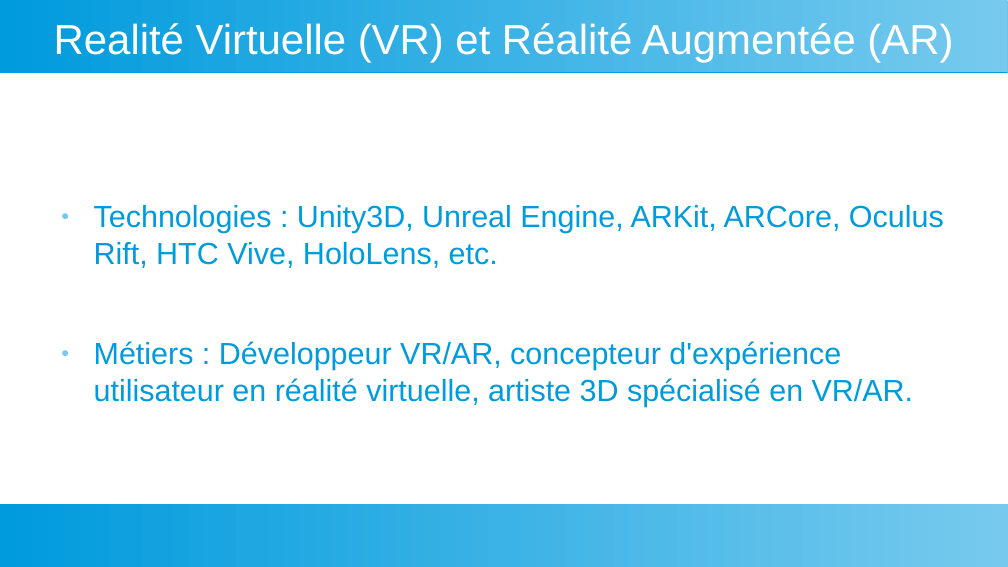
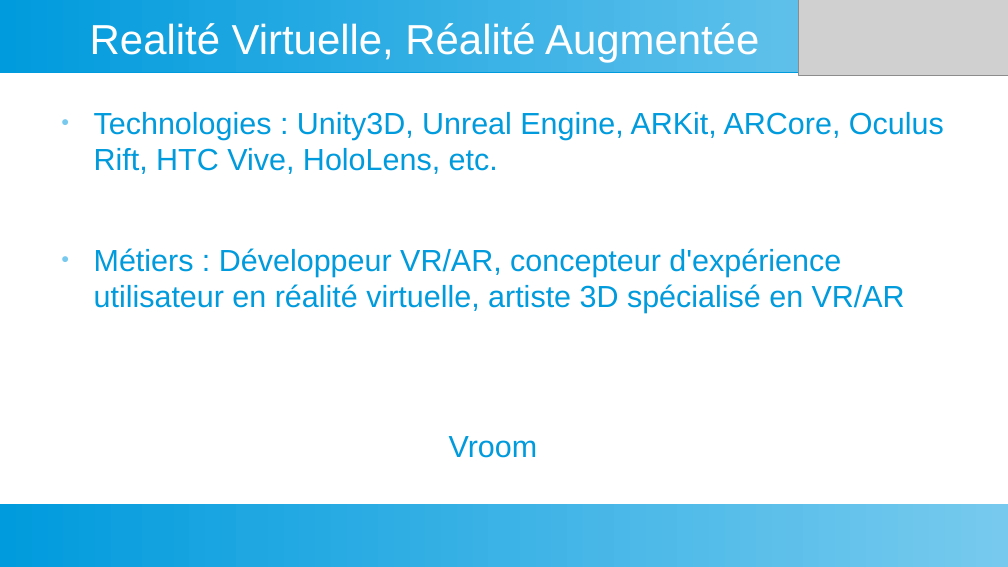
Before and after one commit to dansylvain/market_study_pres00, a slide deck: slide 13 of presentation specialisation pro.odp (slide 16 before the commit). Drawn at 1008x567 pixels with LibreOffice and Linux fonts; fonts in the diff are those of the drawing; grey boxes stand for pictures. Boxes give left, top, right and bottom in pixels: in the first picture for what was removed or moved away, otherwise in the second. Text is boxed around its words. In the diff, an @@ line names an element or a change of style, - is before the commit and + after.

```diff
--- a/presentation specialisation pro.odp
+++ b/presentation specialisation pro.odp
@@ title at <box>90,23,759,62</box>: text changed @@
-Realité Virtuelle (VR) et Réalité Augmentée (AR)
+Realité Virtuelle, Réalité Augmentée
@@ picture added at <box>799,0,1008,76</box> @@
@@ text "Technologies : Unity3D, Unreal Engine, ...": place and size @@
-text "Technologies : Unity3D, Unreal Engine, ..." at <box>94,205,944,407</box>
+text "Technologies : Unity3D, Unreal Engine, ..." at <box>94,112,944,458</box>
@@ text at <box>94,248,905,458</box>: text changed @@
-● Métiers : Développeur VR/AR, concepteur d'expérience utilisateur en réalité virtuelle, artiste 3D spécialisé en VR/AR.
+● Métiers : Développeur VR/AR, concepteur d'expérience utilisateur en réalité virtuelle, artiste 3D spécialisé en VR/AR
+Vroom
```
Also in this commit, not shown: 13 other slides changed, 9 slides added, 6 slides removed, 1 other file.
